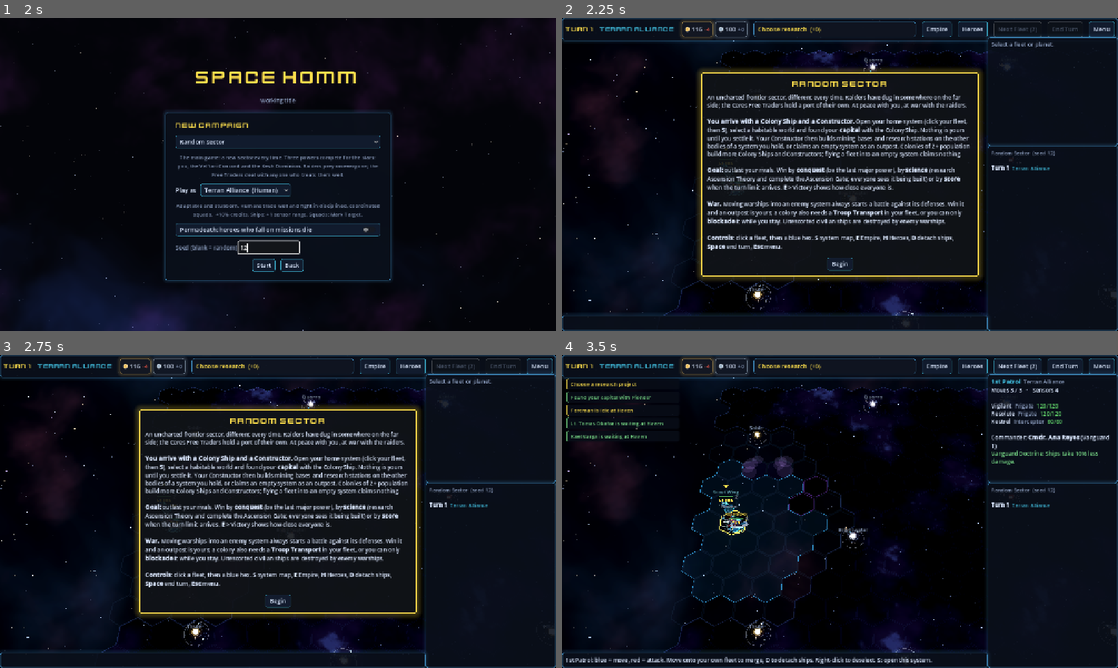
Above: before the commit, frames 1-4 (two rows, left to right).
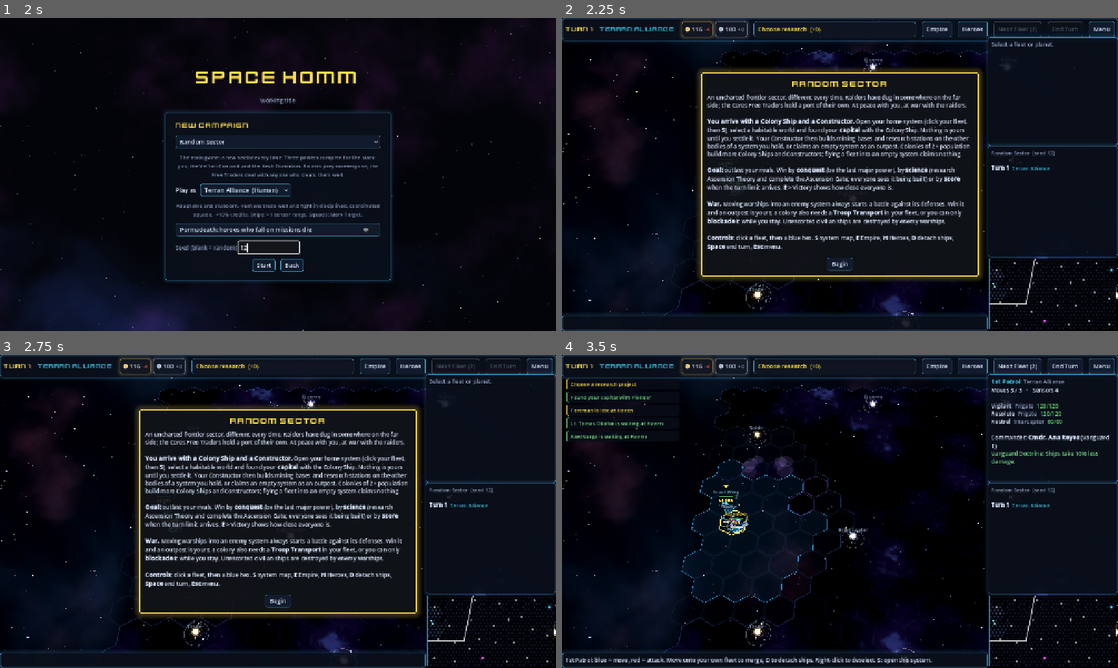
Above: after the commit, the same moments.

Repository: jamesedchristie/space-homm
Game: Godot game, scene res://src/presentation/main.tscn
The game is run twice, just before and just after one commit, with the same random seed, the same clock (stepped at 60 frames per second) and the same inputs.
Inputs (mouse positions are in pixels of both pictures, inside the frame that each line leads up to):
- Up to frame 1 (2 s): click "New campaign" at 0.5 s; click (266, 246) at 1.27 s; type "12" at 1.35 s
- Up to frame 2 (2.25 s): click "Start" at 2 s
- Up to frame 3 (2.75 s): no input
- Up to frame 4 (3.5 s): click "Begin" at 2.75 s

Frame 1 is identical in both runs. In frame 2, 0.7% of the frame differs, in the area x 76-100%, y 75-100%; in frame 3, 0.7%; in frame 4, 0.7%.

Commit message:
Galaxy minimap; blockade tags on system banners
- A sector minimap at the bottom right: charted systems in their owner's
  colour, explored terrain, visible fleets, blockaded systems ringed in
  red, and the camera's view as an outline. Click or drag to move the view.
- Blockaded systems carry a red "BLOCKADED by ..." tag under their banner.

Co-Authored-By: Claude Opus 5.5 <noreply@anthropic.com>
Claude-Session: https://claude.ai/code/session_011S8DfbG2VPjJYDMcXDFx8r

Diff:
--- a/src/presentation/strategic/galaxy_board.gd
+++ b/src/presentation/strategic/galaxy_board.gd
@@ -80,6 +80,16 @@
 	pass
 
 
+## Moves the view so `pixel` (grid pixel coordinates) is in the middle (minimap jumps).
+func center_on_pixel(_pixel: Vector2) -> void:
+	pass
+
+
+## What the camera sees, as a polygon in grid pixel coordinates (minimap); empty if unknown.
+func view_polygon() -> PackedVector2Array:
+	return PackedVector2Array()
+
+
 ## Grid cell under the mouse, or null.
 func cell_at_mouse() -> Variant:
 	return null
--- a/src/presentation/strategic/galaxy_board_3d.gd
+++ b/src/presentation/strategic/galaxy_board_3d.gd
@@ -428,6 +428,31 @@
 		_rig.pivot = p
 		_rig.update(), _rig.pivot, Vector3(at.x, 0.0, at.z), 0.35).set_trans(Tween.TRANS_SINE).set_ease(Tween.EASE_OUT)
 
+func center_on_pixel(pixel: Vector2) -> void:
+	if _rig == null:
+		return
+	_rig.pivot = Vector3(pixel.x * SCALE, 0.0, pixel.y * SCALE)
+	_rig.update()
+
+
+func view_polygon() -> PackedVector2Array:
+	var out := PackedVector2Array()
+	if _rig == null or not _rig.camera.is_inside_tree():
+		return out
+	var area := _rig.get_area()
+	if area.size == Vector2.ZERO:
+		return out
+	for corner in [area.position, Vector2(area.end.x, area.position.y), area.end, Vector2(area.position.x, area.end.y)]:
+		var origin := _rig.camera.project_ray_origin(corner)
+		var dir := _rig.camera.project_ray_normal(corner)
+		if dir.y > -0.02:
+			dir.y = -0.02  # a corner above the horizon: clamp to far away
+		var t := -origin.y / dir.y
+		var hit := origin + dir * minf(t, 400.0)
+		out.append(Vector2(hit.x, hit.z) / SCALE)
+	return out
+
+
 func cell_at_mouse() -> Variant:
 	if _rig == null:
 		return null
--- a/src/presentation/strategic/galaxy_hud.gd
+++ b/src/presentation/strategic/galaxy_hud.gd
@@ -17,6 +17,7 @@
 const BOTTOM_H := 36.0
 const RIGHT_W := 300.0
 const INFO_H := 250.0
+const MINIMAP_H := 170.0
 
 var _turn_label: Label
 var _faction_label: Label
@@ -40,6 +41,8 @@
 var system_view: SystemView
 ## Technology tree overlay.
 var tech_tree: TechTreeView
+## Whole-sector overview, bottom right.
+var minimap: GalaxyMinimap
 ## Full-screen conversation with another faction's leader.
 var diplomacy: DiplomacyScreen
 
@@ -264,8 +267,11 @@
 	info_panel.add_child(_info)
 
 	var log_panel := UiKit.panel()
-	UiKit.anchor(log_panel, 1, 0, 1, 1, -RIGHT_W, TOP_H + INFO_H, 0, 0)
+	UiKit.anchor(log_panel, 1, 0, 1, 1, -RIGHT_W, TOP_H + INFO_H, 0, -MINIMAP_H)
 	add_child(log_panel)
+	minimap = GalaxyMinimap.new()
+	UiKit.anchor(minimap, 1, 1, 1, 1, -RIGHT_W + 4, -MINIMAP_H + 4, -4, -4)
+	add_child(minimap)
 	_log = UiKit.rich_text(12)
 	log_panel.add_child(_log)
 
--- /dev/null
+++ b/src/presentation/strategic/galaxy_minimap.gd
@@ -0,0 +1,129 @@
+class_name GalaxyMinimap
+extends Control
+## The whole sector at a glance: charted systems in their owner's colour,
+## terrain you've explored, fleets you can see, and the camera's view as an
+## outline. Click or drag to move the view there.
+
+signal jump_requested(pixel: Vector2)
+
+var engine: GalaxyEngine
+var board: GalaxyBoard
+var player_faction := ""
+var _explored: Dictionary = {}
+var _visible: Dictionary = {}
+var _bounds := Rect2()
+var _dragging := false
+var _t := 0.0
+
+
+func _init() -> void:
+	mouse_filter = Control.MOUSE_FILTER_STOP
+	clip_contents = true
+	tooltip_text = "Sector map: click or drag to move the view"
+
+
+func setup(p_engine: GalaxyEngine, p_board: GalaxyBoard, faction: String) -> void:
+	engine = p_engine
+	board = p_board
+	player_faction = faction
+	_bounds = Rect2()
+	if engine == null:
+		return
+	var first := true
+	for c in engine.state.grid.cells():
+		var p := engine.state.grid.to_pixel(c, GridMapView.CELL_SIZE)
+		if first:
+			_bounds = Rect2(p, Vector2.ZERO)
+			first = false
+		else:
+			_bounds = _bounds.expand(p)
+	_bounds = _bounds.grow(GridMapView.CELL_SIZE * 0.6)
+	queue_redraw()
+
+
+func sync(explored: Dictionary, visible_now: Dictionary) -> void:
+	_explored = explored
+	_visible = visible_now
+	queue_redraw()
+
+
+func _process(delta: float) -> void:
+	# The camera outline moves with the view.
+	_t += delta
+	if _t > 0.1 and visible:
+		_t = 0.0
+		queue_redraw()
+
+
+func _scale() -> float:
+	if _bounds.size.x <= 0.0 or _bounds.size.y <= 0.0:
+		return 1.0
+	return minf(size.x / _bounds.size.x, size.y / _bounds.size.y)
+
+
+func _to_mini(pixel: Vector2) -> Vector2:
+	var s := _scale()
+	var offset := (size - _bounds.size * s) / 2.0
+	return offset + (pixel - _bounds.position) * s
+
+
+func _to_pixel(mini: Vector2) -> Vector2:
+	var s := _scale()
+	var offset := (size - _bounds.size * s) / 2.0
+	return (mini - offset) / s + _bounds.position
+
+
+func _draw() -> void:
+	draw_rect(Rect2(Vector2.ZERO, size), Color(0.01, 0.015, 0.03, 0.95))
+	if engine == null:
+		return
+	var s := engine.state
+	var cell_r := maxf(1.2, GridMapView.CELL_SIZE * _scale() * 0.5)
+	for c in s.grid.cells():
+		var p := _to_mini(s.grid.to_pixel(c, GridMapView.CELL_SIZE))
+		if not _explored.has(c):
+			draw_circle(p, cell_r * 0.55, Color(0.1, 0.13, 0.22, 0.8))  # uncharted: just the sector's shape
+			continue
+		var terrain := s.grid.terrain_def(c)
+		var col := Color(0.12, 0.17, 0.27, 0.9) if _visible.has(c) else Color(0.07, 0.1, 0.16, 0.9)
+		if terrain.has("color"):
+			col = Color(terrain["color"]).lightened(0.15)
+			if not terrain.get("passable", true):
+				col = Color(0.0, 0.0, 0.0, 1.0)
+		draw_circle(p, cell_r, col)
+	for p: Planet in s.planets.values():
+		var at := _to_mini(s.grid.to_pixel(p.cell, GridMapView.CELL_SIZE))
+		var owned := not p.owner.is_empty()
+		var col := Palette.team_color(s.faction(p.owner)["team"]) if owned else Palette.NEUTRAL
+		if owned:
+			draw_circle(at, cell_r * 1.9, Color(col, 0.25))
+		draw_circle(at, maxf(2.4, cell_r * 1.15), col if owned else Color(col, 0.8))
+		if p.blockade != "":
+			draw_arc(at, cell_r * 2.2, 0, TAU, 12, Palette.BAD, 1.5)
+	for f: Fleet in s.fleets.values():
+		if not engine.can_see_fleet(player_faction, f, _visible):
+			continue
+		var at := _to_mini(s.grid.to_pixel(f.cell, GridMapView.CELL_SIZE)) + Vector2(cell_r, cell_r) * 0.7
+		var col := Palette.team_color(s.faction(f.owner)["team"])
+		var half := maxf(1.6, cell_r * 0.7)
+		draw_rect(Rect2(at - Vector2(half, half), Vector2(half, half) * 2.0), col.lightened(0.2) if f.owner == player_faction else col)
+	if board != null:
+		var poly := board.view_polygon()
+		if poly.size() == 4:
+			var pts := PackedVector2Array()
+			for v in poly:
+				pts.append(_to_mini(v))
+			pts.append(pts[0])
+			draw_polyline(pts, Color(1, 1, 1, 0.75), 1.2, true)
+	draw_rect(Rect2(Vector2.ZERO, size), Color(Palette.PANEL_BORDER, 0.8), false, 1.0)
+
+
+func _gui_input(event: InputEvent) -> void:
+	if event is InputEventMouseButton and event.button_index == MOUSE_BUTTON_LEFT:
+		_dragging = event.pressed
+		if event.pressed:
+			jump_requested.emit(_to_pixel(event.position))
+		accept_event()
+	elif event is InputEventMouseMotion and _dragging:
+		jump_requested.emit(_to_pixel(event.position))
+		accept_event()
--- a/src/presentation/strategic/galaxy_overlay_3d.gd
+++ b/src/presentation/strategic/galaxy_overlay_3d.gd
@@ -97,6 +97,15 @@
 			draw_circle(Vector2(x + 2.5, cy), 2.8, c.lightened(0.35))
 		x += 7.0
 	x += 3.0
+	if not planet.blockade.is_empty():
+		# Blockaded: a red tag under the banner, with who holds it.
+		var who: String = board.engine.state.faction(planet.blockade).get("name", "")
+		var tag := "BLOCKADED" if who.is_empty() else "BLOCKADED by %s" % who
+		var tw := font.get_string_size(tag, HORIZONTAL_ALIGNMENT_LEFT, -1, 10).x + 10.0
+		var tr := Rect2(Vector2(rect.position.x + (rect.size.x - tw) / 2.0, rect.end.y + 2.0), Vector2(tw, 14))
+		draw_rect(tr, Color(0.45, 0.04, 0.03, 0.92))
+		draw_rect(tr, Palette.BAD, false, 1.0)
+		draw_string(font, tr.position + Vector2(5, 11), tag, HORIZONTAL_ALIGNMENT_LEFT, -1, 10, Color(1, 0.85, 0.8))
 	# Shipyards and defenses only for systems you've scouted (or your own).
 	if planet.owner != board.player_faction and not board._explored.has(planet.cell):
 		return
--- a/src/presentation/strategic/galaxy_screen.gd
+++ b/src/presentation/strategic/galaxy_screen.gd
@@ -84,6 +84,9 @@
 	hud.system_view.command_requested.connect(_on_system_command)
 	hud.system_view.closed.connect(_refresh)
 	hud.research_pressed.connect(_toggle_tech_tree)
+	hud.minimap.jump_requested.connect(func(pixel: Vector2) -> void:
+		if board != null:
+			board.center_on_pixel(pixel))
 	hud.tech_tree.command_requested.connect(_on_tech_command)
 	hud.tech_tree.closed.connect(_refresh)
 	hud.empire.tech_tree_requested.connect(_toggle_tech_tree)
@@ -181,6 +184,7 @@
 			else GalaxyBoard2D.new(map_view, planets_layer, fleets_layer, anomalies_layer, fx)
 	add_child(board)
 	board.setup(engine, data, player_faction)
+	hud.minimap.setup(engine, board, player_faction)
 	_sync_views()
 	_fit_map()
 
@@ -727,6 +731,7 @@
 func _sync_views() -> void:
 	_visible = engine.visible_cells(player_faction)
 	board.sync(_visible, engine.explored_cells(player_faction), selected_fleet)
+	hud.minimap.sync(engine.explored_cells(player_faction), _visible)
 
 
 ## Recomputes highlights, info panel and hints.
Not shown, added: src/presentation/strategic/galaxy_minimap.gd.uid
